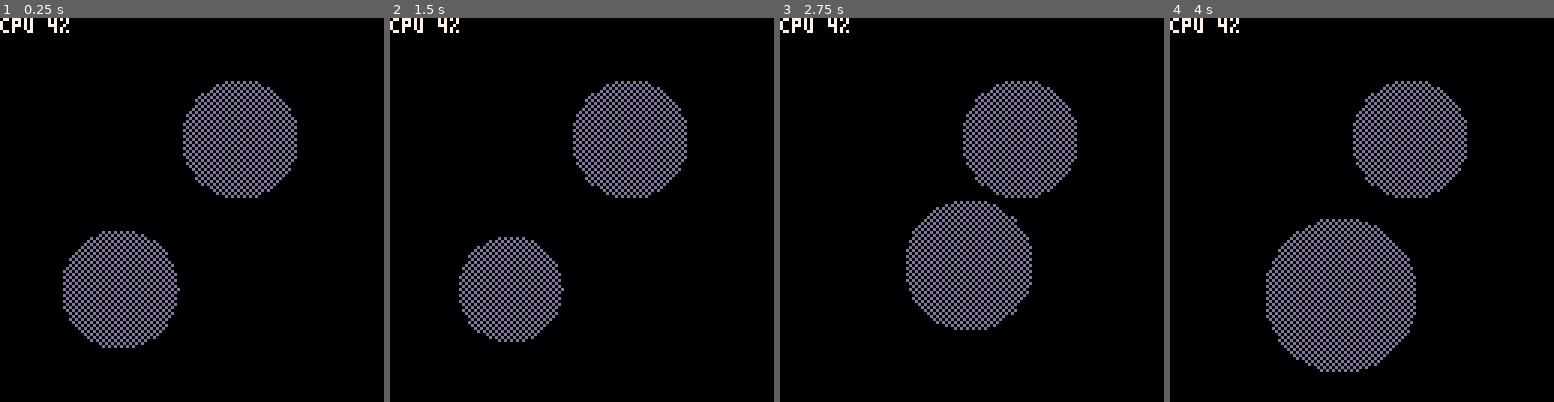
Above: before the commit, frames 1-4 (left to right).
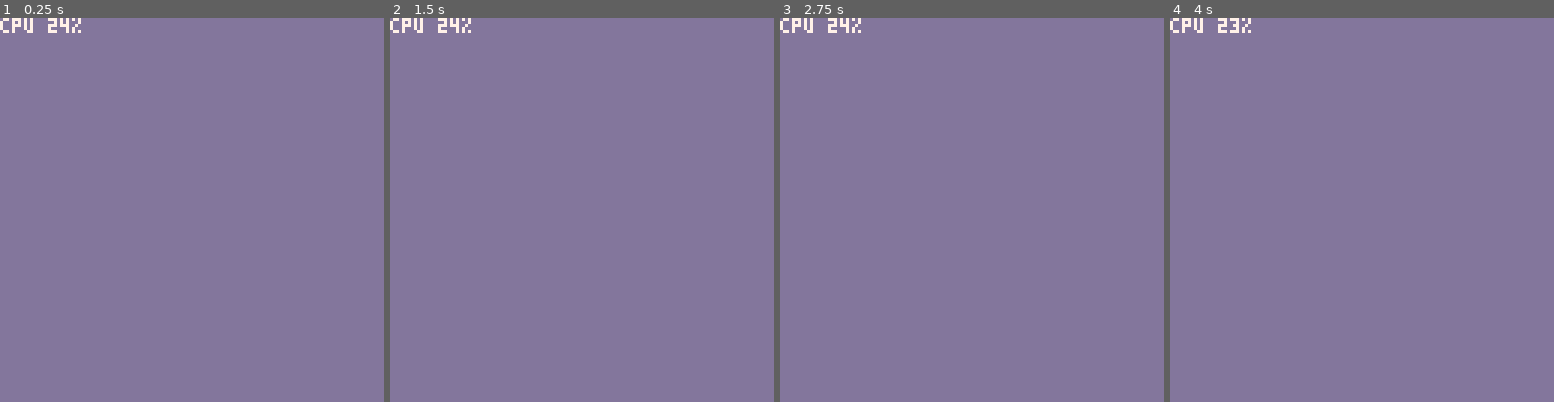
Above: after the commit, the same moments.

Repository: Cuttleshock/PICO-8-recipes
Game: PICO-8 cartridge light.p8
Same seed, same stepped clock (60 frames per second), same inputs: the game is played once before the commit and once after it.
Inputs:
- Up to frame 1 (0.25 s): no input
- Up to frame 2 (1.5 s): tap X (X key) at 0.33, 1.07 s; tap O (Z key) at 0.7 s
- Up to frame 3 (2.75 s): hold Right 1.6-2.1 s; tap O (Z key) at 1.7, 2.1, 2.5 s; tap X (X key) at 1.85 s; hold Up 2.15-2.42 s; hold Right from 2.47 s (still down)
- Up to frame 4 (4 s): tap O (Z key) at 2.9, 3.3, 3.7 s; tap X (X key) at 2.97 s; release Right at 3.03 s; hold Left 3.08-3.58 s; hold Down 3.63-3.97 s

The runs differ from the first frame. In frame 1, 92% of the frame differs, in the area x 0-100%, y 0-100%; in frame 2, 93%; in frame 3, 92%; in frame 4, 90%.

Commit message:
Write draw_map_stripes()

Diff:
--- a/light.p8
+++ b/light.p8
@@ -22,6 +22,21 @@
 		line(0,y,torch.x-x,y,col)
 		line(127,y,torch.x+x,y,col)
 	end
+end
+
+function draw_map_stripes(torch)
+	-- greyscale - taken from PICO docs
+	pal({1,1,5,5,5,6,7,13,6,7,7,6,13,6,7,1})
+	for y=0,127 do
+		if y<=torch.y-torch.r or y>=torch.y+torch.r then
+			tline(0,y,127,y,0,y)
+		else
+			local x=sqrt(torch.r*torch.r-(torch.y-y)*(torch.y-y))
+			tline(0,y,torch.x-x,y,0,y)
+			tline(torch.x+x,y,127,y,torch.x+x,y)
+		end
+	end
+	pal()
 end
 
 function draw_2_checkerboard(torch_a, torch_b, col)
@@ -73,6 +88,9 @@
 	-- simplest fill for a single circle:
 	-- draw_plain_stripes(t1, shadow_col)
 
+	-- fill one circle with greyscale map:
+	draw_map_stripes(t1)
+
 	-- fill two circles stripily:
 	-- draw_2_alt_stripes(t1, t2, shadow_col)
 
@@ -84,7 +102,7 @@
 	-- end
 
 	-- fill two circles with checkerboards
-	draw_2_checkerboard(t1, t2, shadow_col)
+	-- draw_2_checkerboard(t1, t2, shadow_col)
 
 	print('cpu '..flr(stat(1)*100)..'%',0,0,7)
 end
